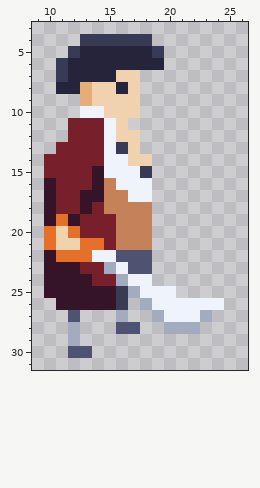
Two states of a pixel-art file, Orbsmash/ContentSource/Characters/Pirate.aseprite. The picture above was drawn from the file before the commit.
32x32 pixels, 1 frame. Shown: x 9..26, y 3..31.
After the commit:
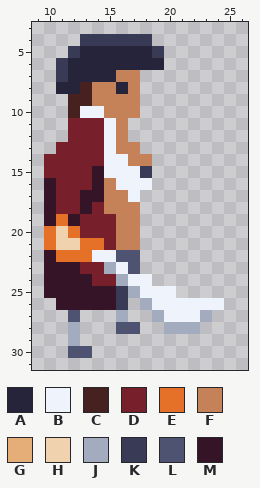
Palette (. is transparent): A #26243a  B #eff4fc  C #46211f  D #781f2c  E #e57028  F #c58158  G #e5ae78  H #f0d2af  J #a3acbe  K #393a56  L #4e5371  M #351428
Diff:
Changed rows in their new state; - is an unchanged pixel.
Layers "head", "body":
first column x 12:
 7 ----FF-
 8 -CFF-F-
 9 CCFFFF-
10 C--FFF-
11 ----F--
12 ----F.-
13 ----FF-
14 -----FF
17 ------.
18 ------.
19 ------.
20 ------.
21 ------.
22 ------.
23 ------.
Boxes around the changes in both pictures, in picture pixels (x1, y1, x2, y2):
changed: (68, 70, 152, 274)
